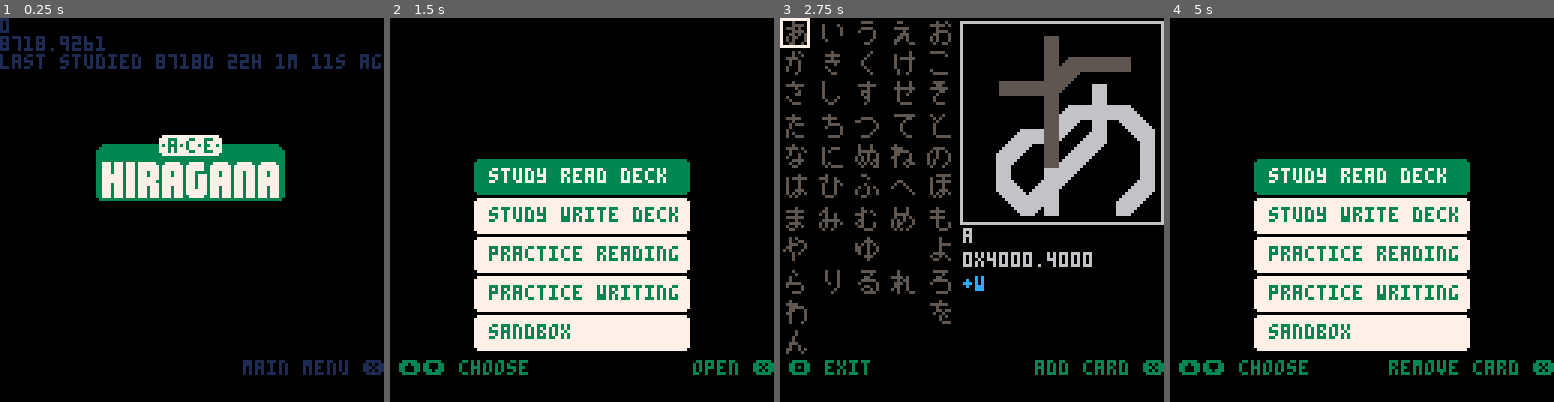
Above: before the commit, frames 1-4 (left to right).
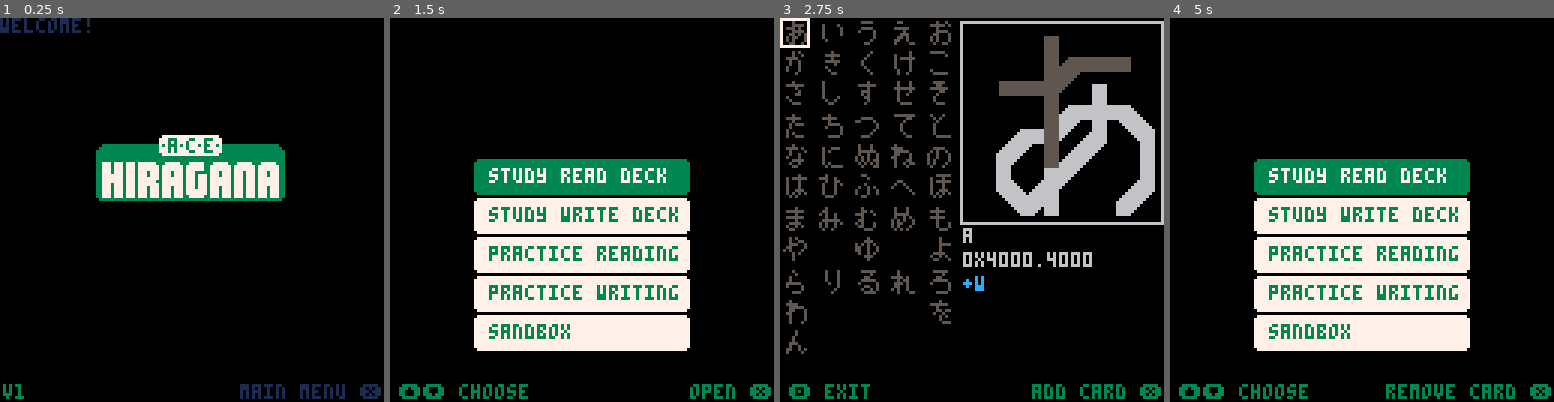
Above: after the commit, the same moments.

Repository: SestrenExsis/KanaPractice
Game: PICO-8 cartridge hiragana.p8
Two runs of this game, one before a commit and one after it. Both use one fixed random seed, a clock stepped at 60 frames per second and the inputs below.
Inputs (mouse positions are in pixels of both pictures, inside the frame that each line leads up to):
- Up to frame 1 (0.25 s): no input
- Up to frame 2 (1.5 s): tap O (Z key) at 0.33, 0.7, 1.43 s; click (459, 121) at 0.67 s; tap X (X key) at 1.07 s; click (520, 267) at 1.22 s
- Up to frame 3 (2.75 s): click (975, 114) at 1.77 s; hold Left 1.97-2.37 s; tap X (X key) at 2.07, 2.4, 2.73 s; tap O (Z key) at 2.22 s; click (1037, 259) at 2.32 s; hold Down from 2.42 s (still down)
- Up to frame 4 (5 s): release Down at 2.82 s; click (1492, 106) at 2.87 s; hold Right 2.87-3.53 s; tap X (X key) every 0.33 s from 3.07 to 4.73 s; tap O (Z key) at 3.1, 3.98, 4.87 s; click (1254, 256) at 3.42 s; hold Up 3.58-4.08 s; click (1315, 102) at 3.97 s; hold Right 4.13-4.53 s; click (1381, 248) at 4.52 s; hold Down from 4.58 s (still down)

The runs differ from the first frame. In frame 1, 3.9% of the frame differs, in the area x 0-100%, y 0-100%; in frame 2, 2.1%; in frame 3, 1.9%; in frame 4, 2.9%.

Commit message:
Display game version

Diff:
--- a/hiragana.p8
+++ b/hiragana.p8
@@ -483,11 +483,11 @@
 
 function drawmsgs()
 	if _lmsg!=nil and #_lmsg>0 then
-		print(_lmsg,3,114,1)
+		print(_lmsg,3,122,1)
 	end
 	if _rmsg!=nil and #_rmsg>0 then
-		local x=128-4*#_rmsg-3
-		print(_rmsg,x,114,1)
+		local x=128-4*#_rmsg-4
+		print(_rmsg,x,122,1)
 	end
 end
 
@@ -618,15 +618,18 @@
 function drawtitle()
 	cls()
 	pal()
-	print(_logtm)
-	local curtm=entime()
-	print(curtm)
-	local tm=detime(curtm-_logtm)
-	print("last studied "..tm.." ago")
+	if _logtm==0 then
+		print("welcome!")
+	else
+		local curtm=entime()
+		local tm=detime(curtm-_logtm)
+		print("last studied "..tm.." ago")
+	end
 	drawmsgs()
 	pal(1,3)
 	pal(2,7)
 	spr(196,32,38,8,3)
+	print("v".._version,1,122)
 end
 
 -- menu screen
Not shown, changed: the thumbnail (__label__) section of hiragana.p8
